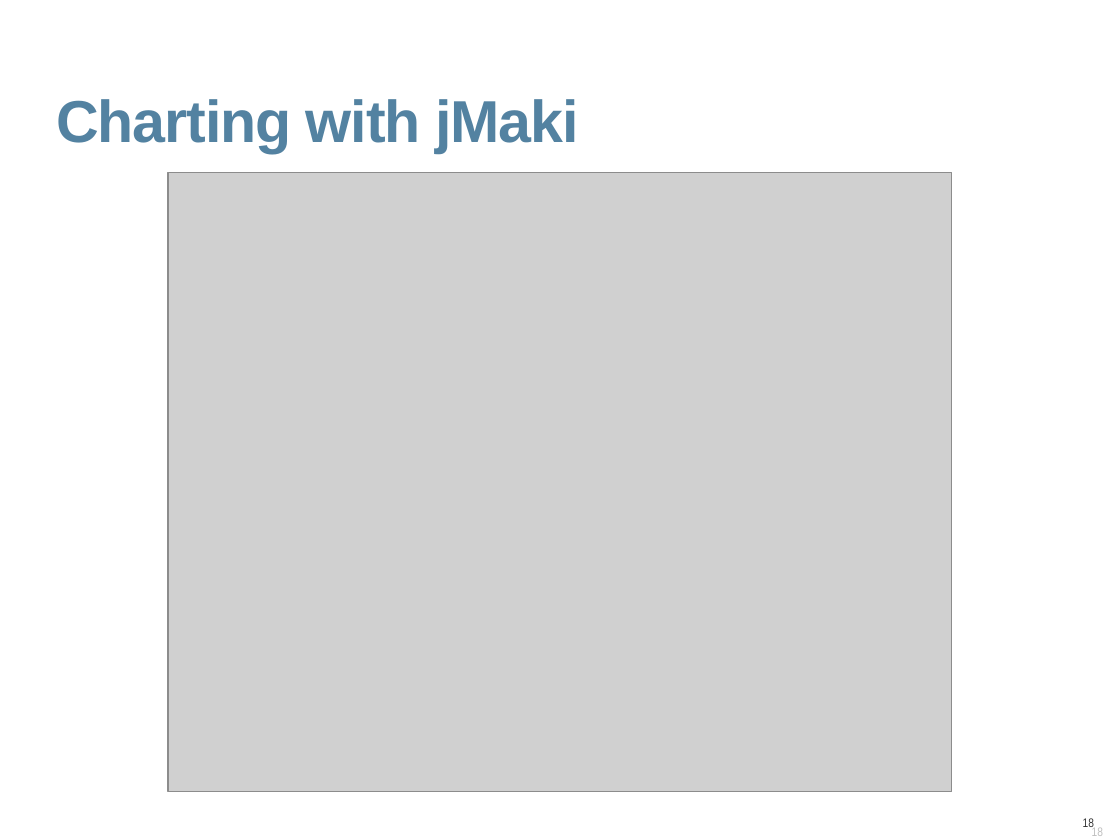
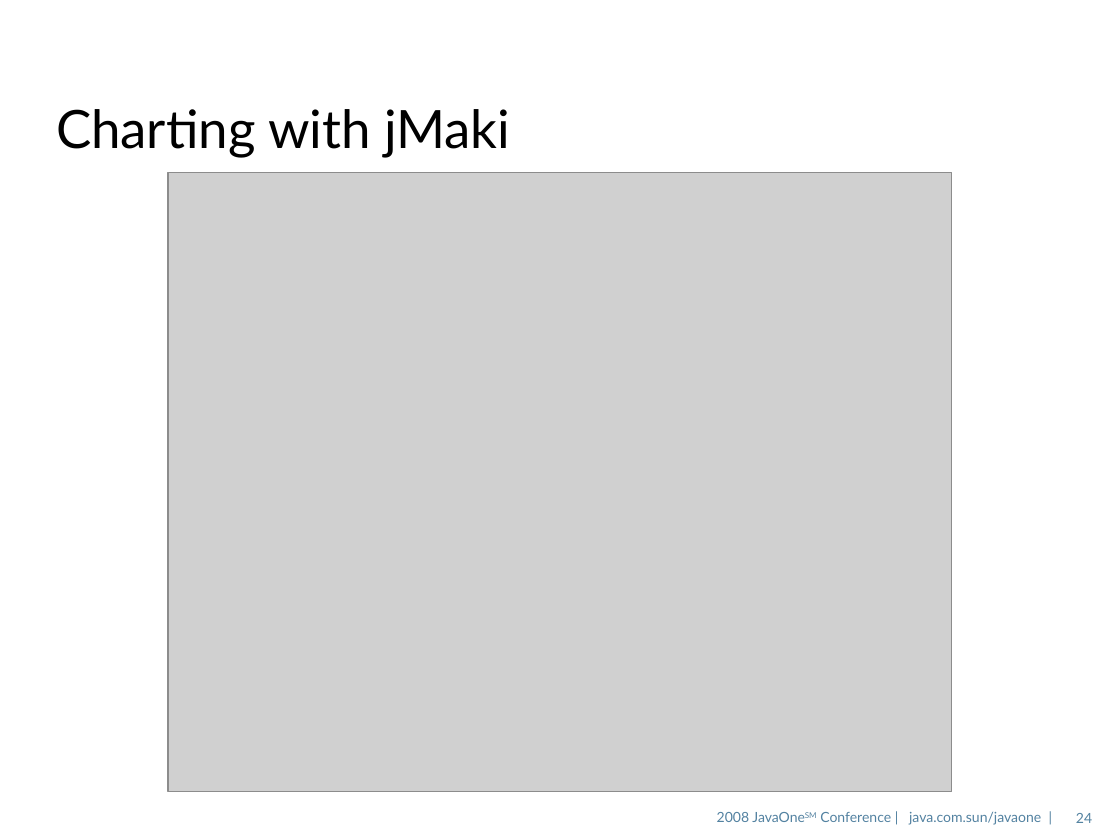
Before and after one commit to javaee/glassfish, a slide deck: slide 24 of v3/admingui/j1plugin/gfplugin/4520_gfplugin.odp (slide 18 before the commit). Drawn at 1120x840 pixels with LibreOffice and Linux fonts; fonts in the diff are those of the drawing; grey boxes stand for pictures; background and template pictures are left out. Boxes give left, top, right and bottom in pixels: in the first picture for what was removed or moved away, otherwise in the second. Text is boxed around its words. In the diff, an @@ line names an element or a change of style, - is before the commit and + after.

```diff
--- a/v3/admingui/j1plugin/gfplugin/4520_gfplugin.odp
+++ b/v3/admingui/j1plugin/gfplugin/4520_gfplugin.odp
@@ title "Charting with jMaki" moved from (x1=56, y1=99, x2=579, y2=153) to (x1=56, y1=109, x2=510, y2=157) @@
@@ title "Charting with jMaki" at (x1=56, y1=109, x2=510, y2=157): size 38 to 34 pt, font Arial to Lato, text colour #5382A1 to #000000, letter spacing -0.7 to 0 pt, bold off; line spacing 0.9 to 0.85; vertical alignment top to middle @@
@@ text added at (x1=717, y1=812, x2=1041, y2=825), 9 pt, text #5382A1 @@
+2008 JavaOneSM Conference | java.com.sun/javaone |
@@ page number added at (x1=1076, y1=813, x2=1092, y2=823), 9 pt, text #5483A1 @@
+24
@@ page number removed at (x1=1083, y1=818, x2=1094, y2=829) @@
-18
```
Also in this commit, not shown: 27 other slides changed, 10 slides added, 1 slide removed.
